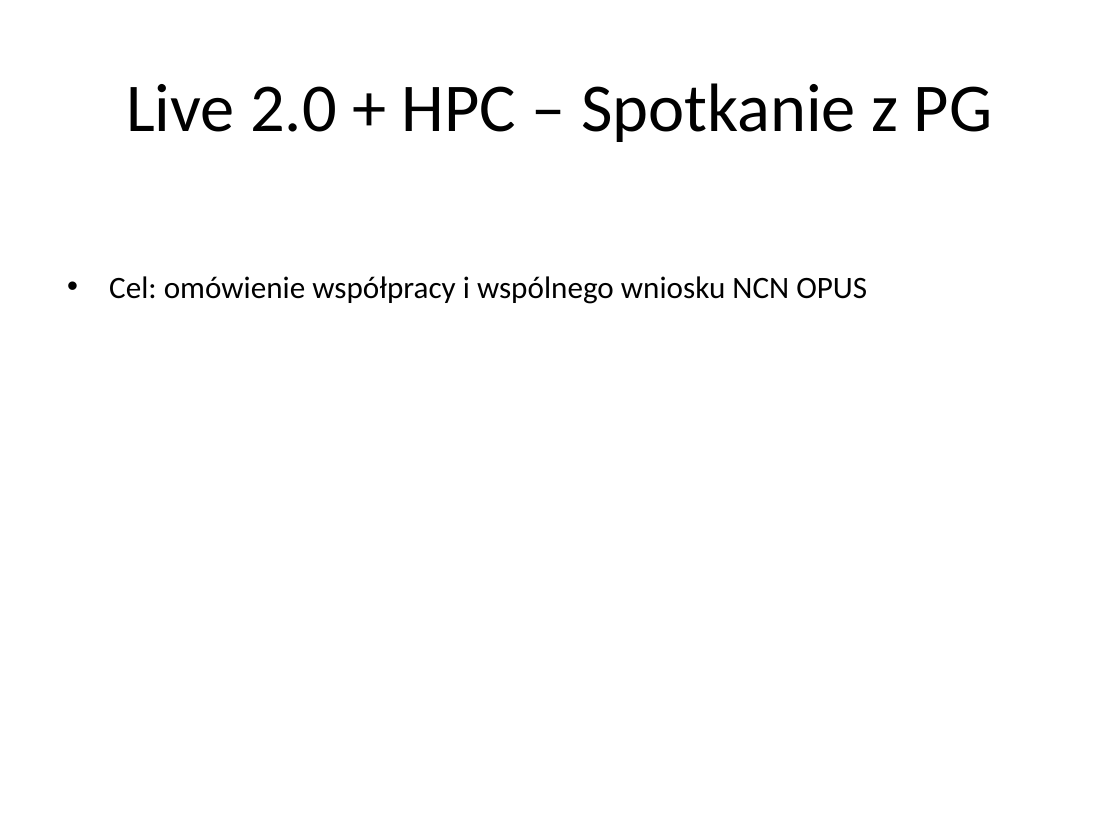
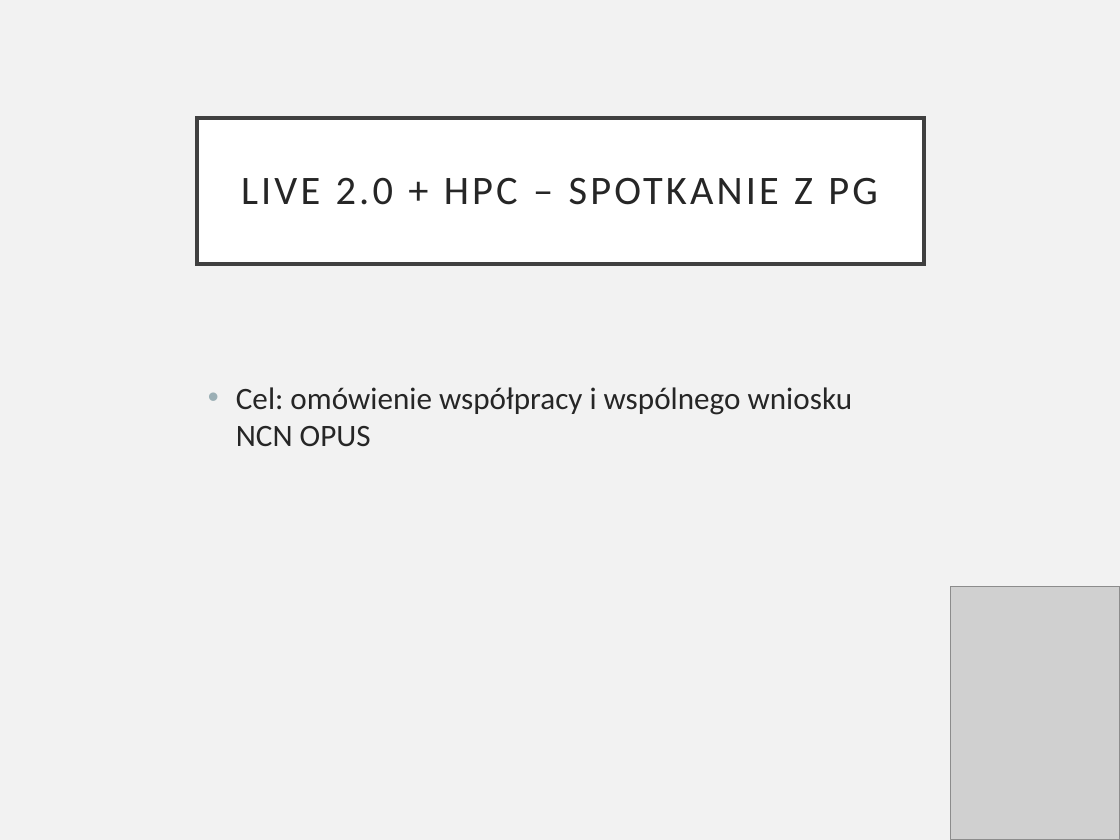
Before and after one commit to ProhunterPL/live2.0, a slide deck: slide 1 of docs/wniosek/pg współpraca live2.0/Live2.0_PG_prezentacja.pptx. Drawn at 1120x840 pixels with LibreOffice and Linux fonts; fonts in the diff are those of the drawing; grey boxes stand for pictures. Boxes give left, top, right and bottom in pixels: in the first picture for what was removed or moved away, otherwise in the second. Text is boxed around its words. In the diff, an @@ line names an element or a change of style, - is before the commit and + after.

```diff
--- a/docs/wniosek/pg współpraca live2.0/Live2.0_PG_prezentacja.pptx
+++ b/docs/wniosek/pg współpraca live2.0/Live2.0_PG_prezentacja.pptx
@@ background #FFFFFF to #F2F2F2 @@
@@ title "LIVE 2.0 + HPC – ...": place and size @@
-title "LIVE 2.0 + HPC – ..." at (126, 83, 992, 142)
+title "LIVE 2.0 + HPC – ..." at (197, 118, 924, 263)
@@ title "LIVE 2.0 + HPC – ..." at (197, 118, 924, 263): fill none to #FFFFFF; outline none to #404040 2.5 pt @@
@@ title at (241, 177, 877, 205): text changed; size 44 to 26 pt; text colour #000000 to #262626 @@
-Live 2.0 + HPC – Spotkanie z PG
+LIVE 2.0 + HPC – SPOTKANIE Z PG
@@ text "Cel: omówienie współpracy i wspólnego ...": place and size @@
-text "Cel: omówienie współpracy i wspólnego ..." at (109, 276, 867, 304)
+text "Cel: omówienie współpracy i wspólnego ..." at (236, 387, 853, 447)
@@ text "Cel: omówienie współpracy i wspólnego ..." at (236, 387, 853, 447): text colour #000000 to #262626; indent changed; more space between paragraphs @@
@@ picture added at (951, 587, 1120, 840) @@
```
Also in this commit, not shown: 10 other slides changed.
